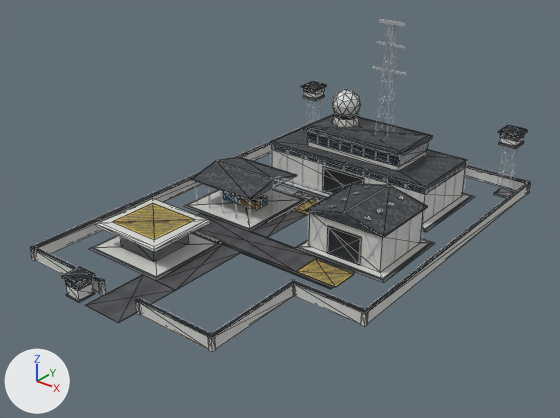
Renders of the glTF model Models/naval_command_lvl3.glb from each side of a commit.
Rendered twice from a camera (50 mm lens) standing at (116.7, -155.7, 98.7) and looking at (0.1, -10.0, 8.3). Every picture has the same lights, and +X, +Y and +Z are marked at lower left. The older version comes first. Mesh edges are drawn as thin lines on the coarser meshes. Vertices at exactly the same position are counted once.

In view in the first picture: 'NVC_L3_Asphalt', 'NVC_L3_ConcDark', 'NVC_L3_ConcLight', 'NVC_L3_DoorCorr', 'NVC_L3_HatchZone', 'NVC_L3_Radome', 'NVC_L3_RoofCorr', 'NVC_L3_SteelDark', 'NVC_L3_SteelTruss', 'NVC_L3_WindowDark' and 3 more.
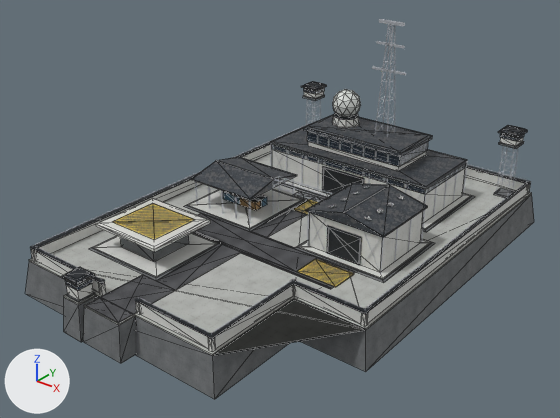
The edits, one by one:
Picture 'tex_no_concrete_mid' (img_tex_no_concrete_mid) is new.
Material 'Mat_NO_Concrete_Mid' (mat_mat_no_concrete_mid) is new.
Its texture is img_tex_no_concrete_mid.
Its roughness is 0.88.
me_nvc_l3_concdark_007 is used by ob_nvc_l3_concdark; location (0.0, 0.0, 0.0).
me_nvc_l3_concdark_007 had 80 vertices, 120 faces and spanned x -38.7..38.7, y -64.9..56.7, z 0.0..17.0.
me_nvc_l3_concdark_007 now has 108 vertices, 164 faces and spans x -43.8..43.8, y -66.4..61.8, z -10.0..17.0.
Part 1, on me_nvc_l3_concdark_007:
28 vertices are added at x -43.8..43.8, y -66.4..61.8, z -10.0..-0.3.
44 new faces join them.
Mesh me_nvc_l3_concmid_001 is new.
It has 28 vertices, 44 faces and spans x -42.2..42.2, y -65.3..60.2, z -0.4..0.0.
It uses material mat_mat_no_concrete_mid (picture img_tex_no_concrete_mid).
Object 'NVC_L3_ConcMid' (ob_nvc_l3_concmid) is new; it shows me_nvc_l3_concmid_001.
Its location is (0.0, 0.0, 0.0).

Location of each change, (x1, y1, x2, y2) in pixels of the pictures (560 x 418 px):
'NVC_L3_ConcDark', reshaped (11% wider, 47% taller)
    before: (66, 95, 524, 302)
    after: (25, 95, 534, 399)
'NVC_L3_ConcMid', added
    after: (29, 153, 532, 356)
part 1 of me_nvc_l3_concdark_007, added
    after: (25, 194, 534, 399)
